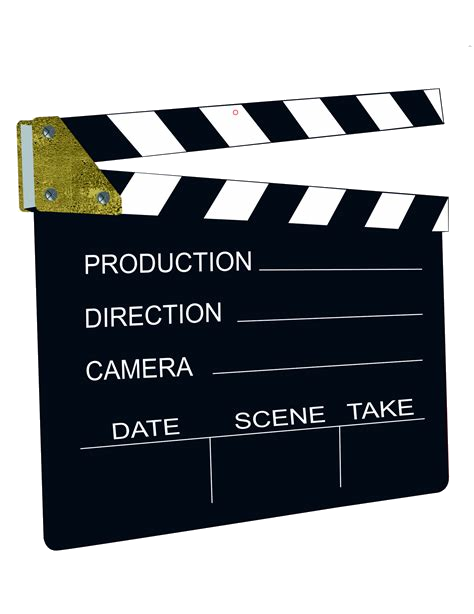
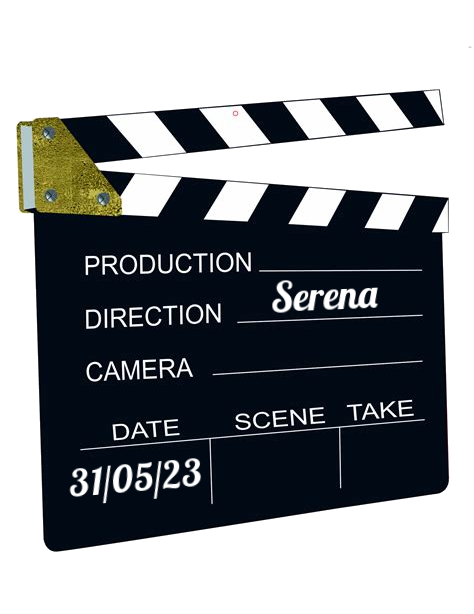
Layered file, before and after one edit (474x614). Changes by layer:
added layer "31/05/23" above "Serena" over (69, 458, 202, 504)
added layer "Serena" above "th-879305854.jpeg" over (272, 280, 379, 313)
painted on "th-879305854.jpeg" over (16, 45, 472, 552)
